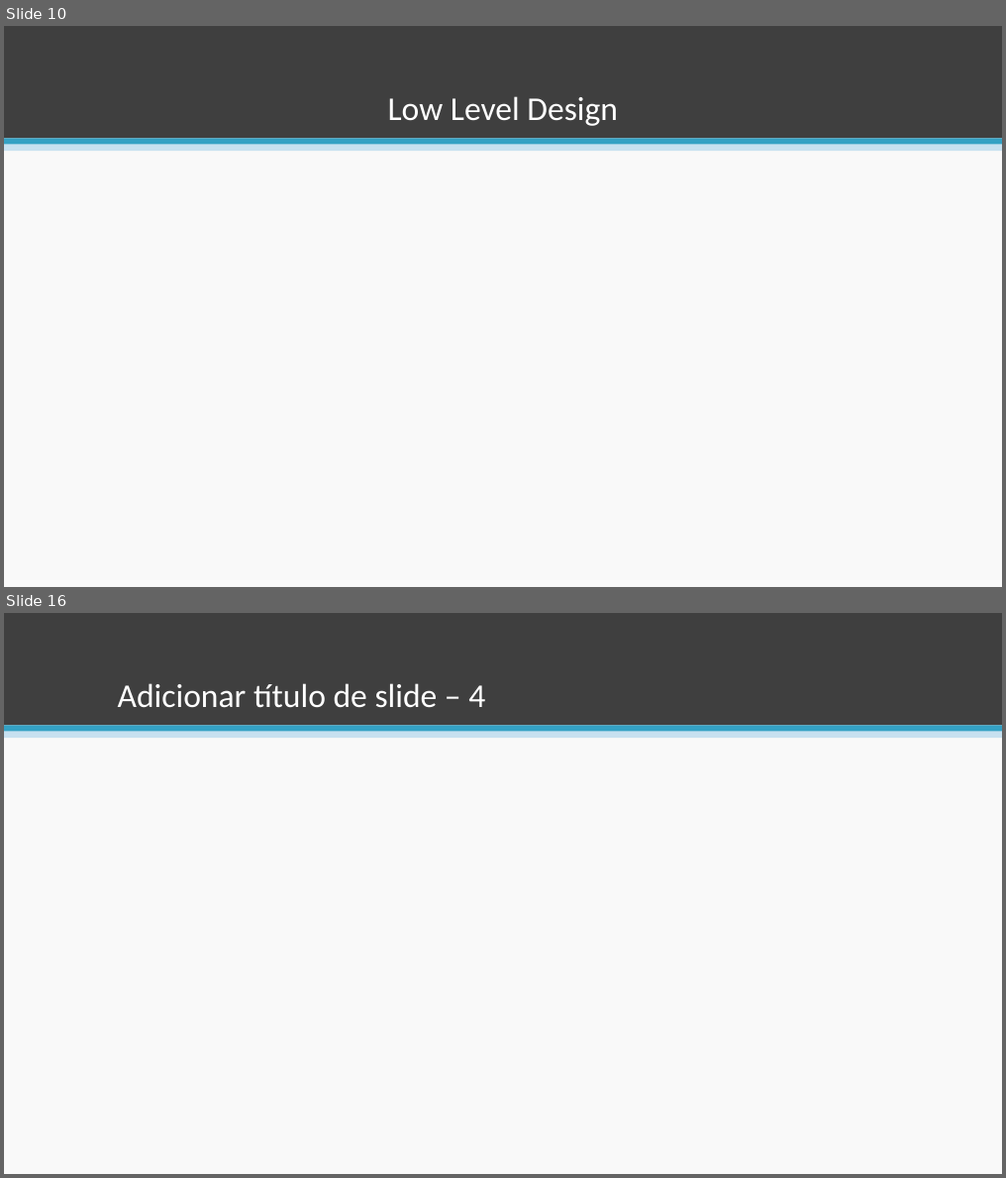
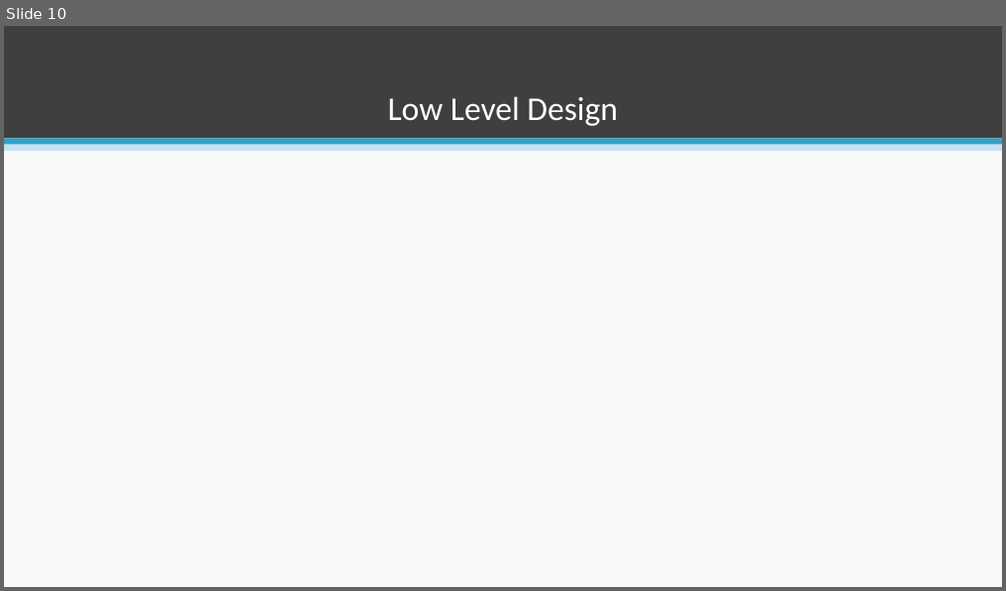
Before and after one commit to esteves-esta/TechHumi, a slide deck: documentacao/PowerPoint.pptx. Shown one above the other, each under a label of ours: slides 10 and 16 before the commit, slide 10 after it; the slides between them are not shown. The pictures are 1006x1178 and 1006x591 pixels, drawn with LibreOffice and Linux fonts; fonts in the diff are those of the drawing. Boxes give left, top, right and bottom in pixels: in the first picture for what was removed or moved away, otherwise in the second. Text is boxed around its words. In the diff, an @@ line names an element or a change of style, - is before the commit and + after.

```diff
--- a/documentacao/PowerPoint.pptx
+++ b/documentacao/PowerPoint.pptx
@@ slide 16 removed at bbox=[4, 613, 1002, 1174], background #F9F9F9; not listed: 3 template elements that a slide beside it also shows @@
@@ title removed at bbox=[118, 683, 485, 708] @@
-Adicionar título de slide – 4
```
Also in this commit, not shown: 3 slides added, 9 other slides removed.
